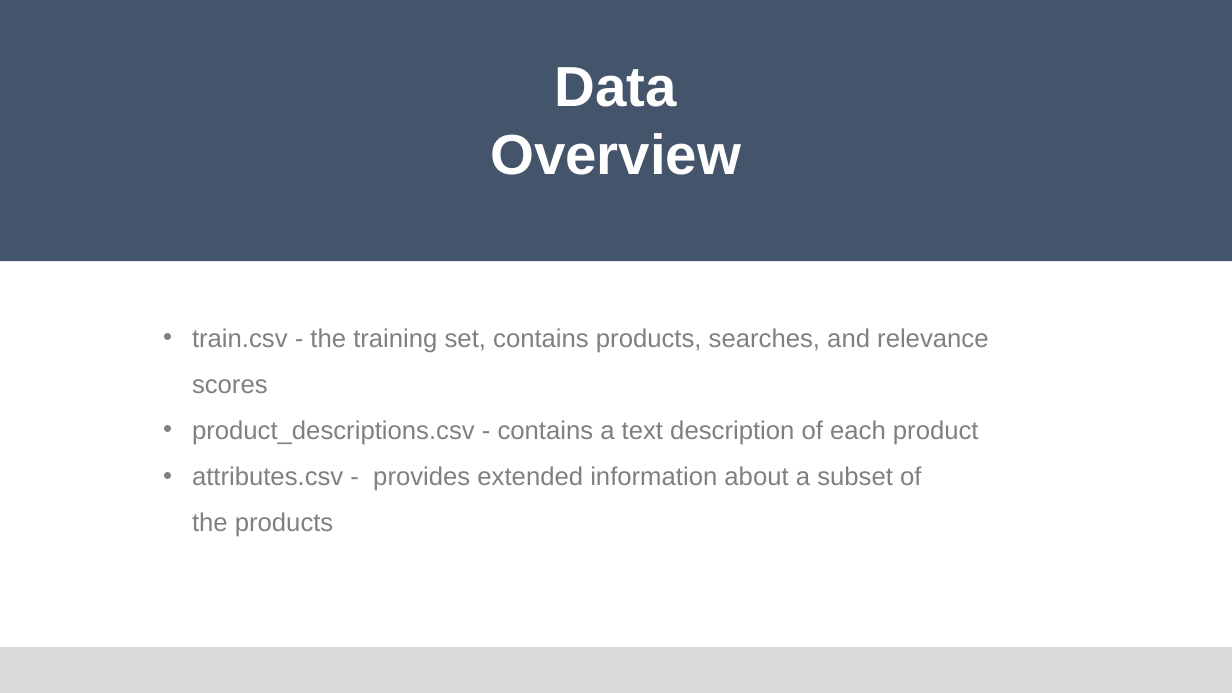
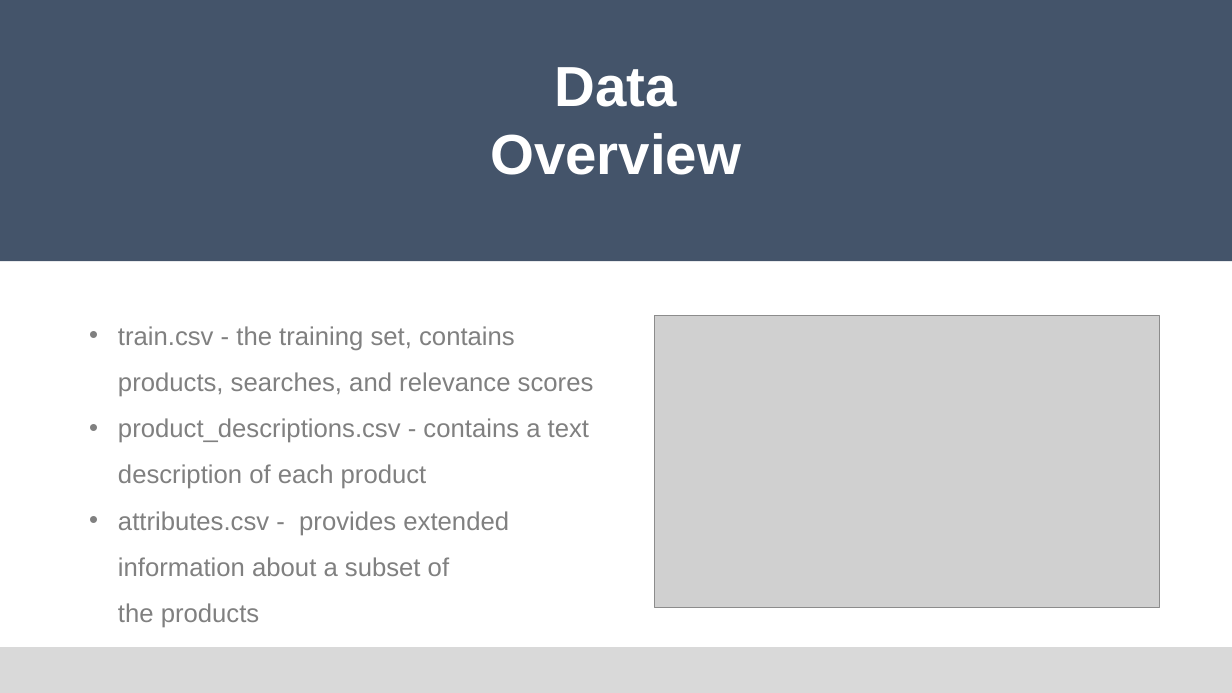
Before and after one commit to Edwardkang1004/Springboard, a slide deck: slide 4 of Capstone Project 2/Capstone Project 2.pptx. Drawn at 1232x693 pixels with LibreOffice and Linux fonts; fonts in the diff are those of the drawing; grey boxes stand for pictures. Boxes give left, top, right and bottom in pixels: in the first picture for what was removed or moved away, otherwise in the second. Text is boxed around its words. In the diff, an @@ line names an element or a change of style, - is before the commit and + after.

```diff
--- a/Capstone Project 2/Capstone Project 2.pptx
+++ b/Capstone Project 2/Capstone Project 2.pptx
@@ text "train.csv - the training set, ..." rewrapped from (x1=192, y1=328, x2=988, y2=491) to (x1=118, y1=326, x2=594, y2=628) @@
@@ picture added at (x1=655, y1=316, x2=1160, y2=608) @@
```
Also in this commit, not shown: 7 other slides changed, 1 slide added, 1 slide removed, 1 other file.
